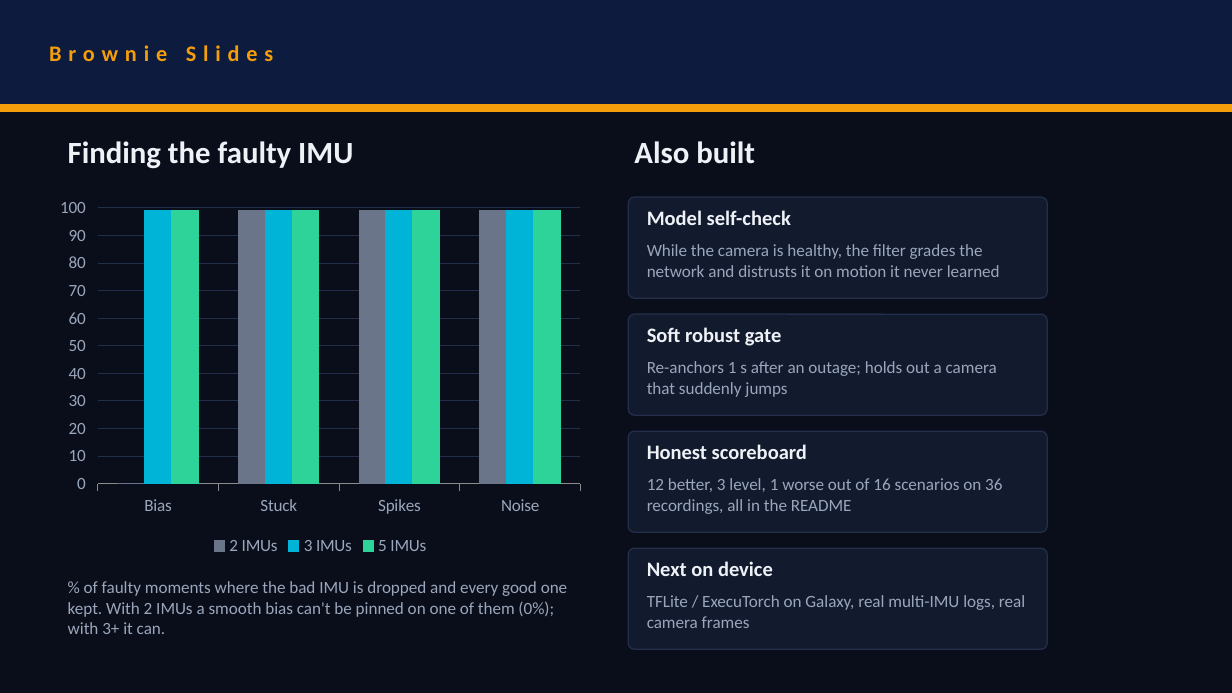
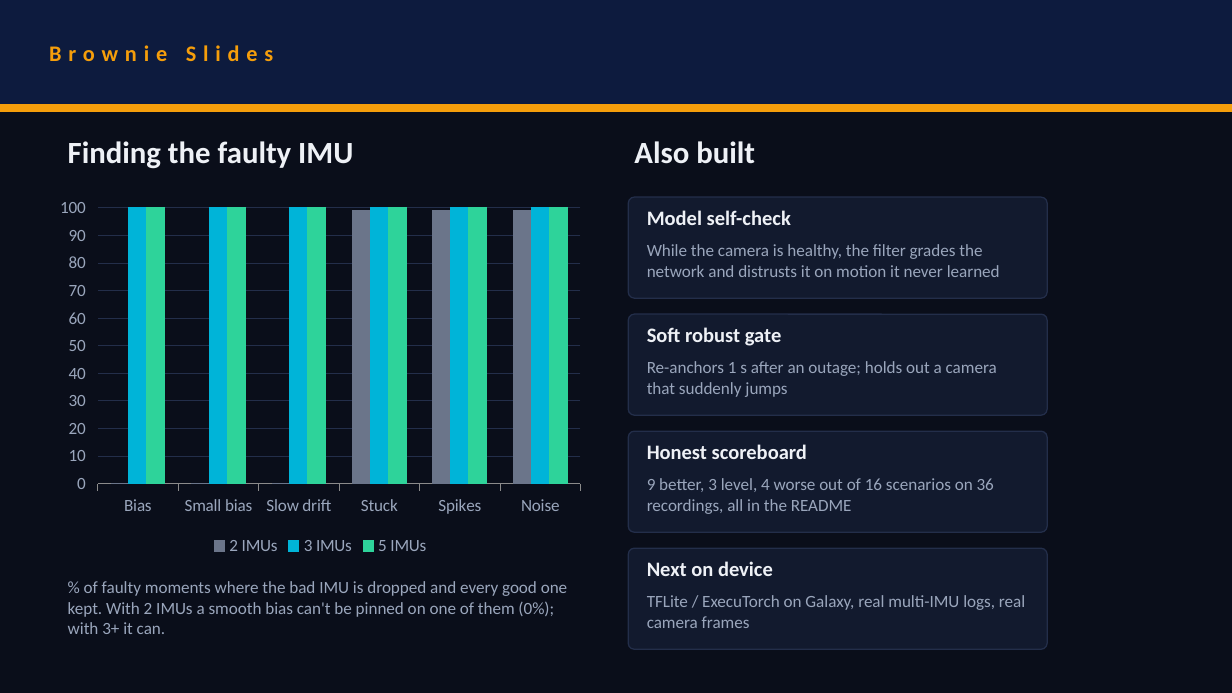
Before and after one commit to rehaanajani/pathfinder-xr, a slide deck: slide 8 of deck/PathFinder_SRMIST_CaliforniaBurrito.pptx. Drawn at 1232x693 pixels with LibreOffice and Linux fonts; fonts in the diff are those of the drawing. Boxes give left, top, right and bottom in pixels: in the first picture for what was removed or moved away, otherwise in the second. Text is boxed around its words. In the diff, an @@ line names an element or a change of style, - is before the commit and + after.

```diff
--- a/deck/PathFinder_SRMIST_CaliforniaBurrito.pptx
+++ b/deck/PathFinder_SRMIST_CaliforniaBurrito.pptx
@@ column chart at [49,191,591,561] @@
-categories: Bias, Stuck, Spikes, Noise
+categories: Bias, Small bias, Slow drift, Stuck, Spikes, Noise
-2 IMUs: 0, 99, 99, 99
+2 IMUs: 0, 0, 0, 99, 99, 99
-3 IMUs: 99, 99, 99, 99
+3 IMUs: 100, 100, 100, 100, 100, 100
-5 IMUs: 99, 99, 99, 99
+5 IMUs: 100, 100, 100, 100, 100, 100
@@ text at [647,478,994,514]: text changed @@
-12 better, 3 level, 1 worse out of 16 scenarios on 36 recordings, all in the README
+9 better, 3 level, 4 worse out of 16 scenarios on 36 recordings, all in the README
```
Also in this commit, not shown: 3 other slides changed.
